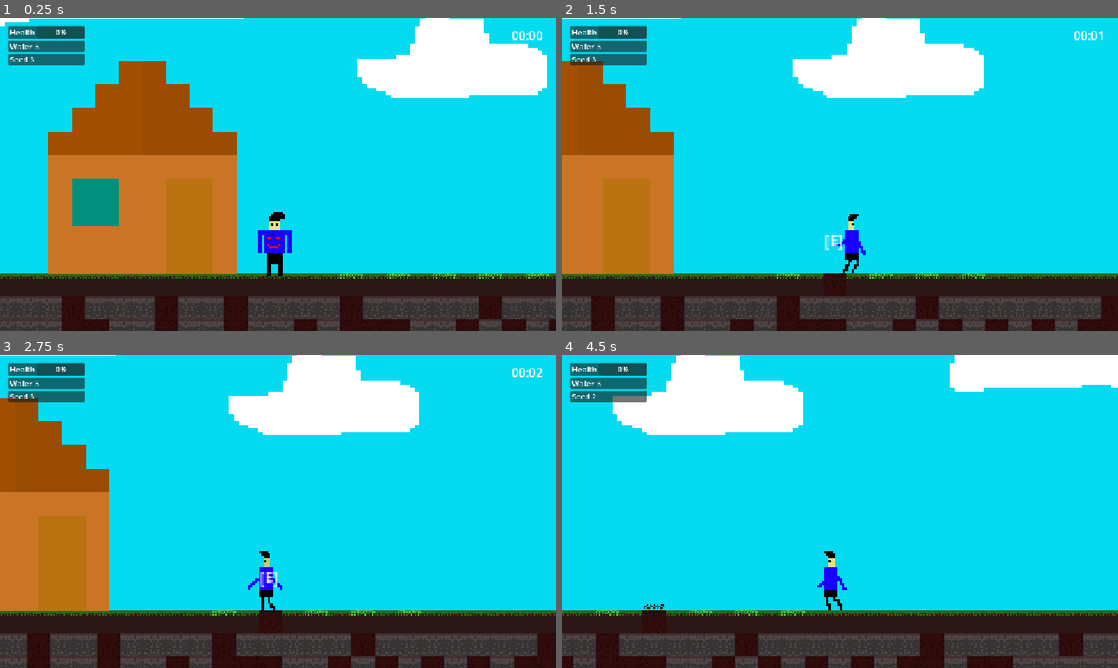
Above: before the commit, frames 1-4 (two rows, left to right).
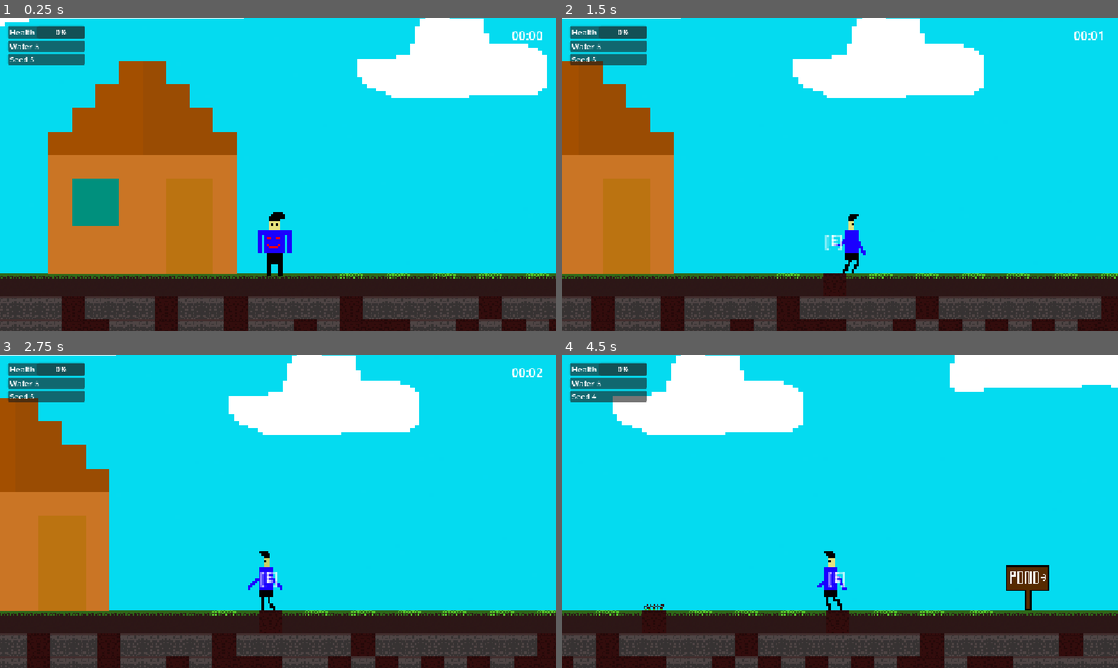
Above: after the commit, the same moments.

Repository: TheAbdullahSaleem/First-project-
Game: Godot game, scene res://scenes/world/World.tscn
Same seed, same stepped clock (60 frames per second), same inputs: the game is played once before the commit and once after it.
Inputs (mouse positions are in pixels of both pictures, inside the frame that each line leads up to):
- Up to frame 1 (0.25 s): no input
- Up to frame 2 (1.5 s): tap Enter at 0.5 s; move the mouse to (962, 158) at 0.52 s; press the mouse at (962, 158) at 0.53 s; hold D (right) from 0.53 s (still down); tap W (jump) at 0.77 s; move the mouse to (728, 190) at 1.27 s; release the mouse at (728, 190) at 1.28 s; tap E (Interact) at 1.35 s
- Up to frame 3 (2.75 s): tap W (jump) at 1.52 s; move the mouse to (333, 442) at 2.02 s; release D (right) at 2.03 s; press the mouse at (333, 442) at 2.03 s; hold A (left) from 2.03 s (still down)
- Up to frame 4 (4.5 s): move the mouse to (812, 574) at 2.77 s; release A (left) at 2.78 s; release the mouse at (812, 574) at 2.78 s; hold D (right) 2.78-4.28 s; tap E (Interact) at 2.85, 4.35 s; tap W (jump) at 3.02, 3.77 s; move the mouse to (1006, 558) at 3.52 s; press the mouse at (1006, 558) at 3.53 s; move the mouse to (673, 464) at 4.27 s; release the mouse at (673, 464) at 4.28 s; hold A (left) from 4.28 s (still down)

The runs differ from the first frame. In frame 1, less than 0.1% of the frame differs, in the area x 5-7%, y 12-14%; in frame 2, 0.1%; in frame 3, 0.1%; in frame 4, 1.0%, in the area x 5-88%, y 12-84%.

Commit message:
pond board added

Diff:
--- a/scenes/world/World.tscn
+++ b/scenes/world/World.tscn
@@ -14,6 +14,7 @@
 [ext_resource type="Texture2D" uid="uid://cfngcvq8stoqx" path="res://assets/sprites/background/day.png" id="8_qh0kd"]
 [ext_resource type="Texture2D" uid="uid://dddf1ux0o80hs" path="res://assets/sprites/background/night.png" id="11_16fjv"]
 [ext_resource type="PackedScene" uid="uid://ceq86drpmqi6w" path="res://scenes/pond.tscn" id="12_ckp8c"]
+[ext_resource type="Texture2D" uid="uid://dyy3w1o32h7h7" path="res://assets/sprites/Board.png" id="15_wryly"]
 
 [sub_resource type="TileSetAtlasSource" id="TileSetAtlasSource_l5ull"]
 texture = ExtResource("1_qxiha")
@@ -194,6 +195,22 @@
 position = Vector2(216, 8)
 default_crop_data = ExtResource("7_252at")
 
+[node name="SoilTile6" parent="." unique_id=426491734 instance=ExtResource("1_5qbjp")]
+position = Vector2(247, 8)
+default_crop_data = ExtResource("7_252at")
+
+[node name="SoilTile7" parent="." unique_id=1395014027 instance=ExtResource("1_5qbjp")]
+position = Vector2(280, 8)
+default_crop_data = ExtResource("7_252at")
+
+[node name="SoilTile8" parent="." unique_id=2004469036 instance=ExtResource("1_5qbjp")]
+position = Vector2(312, 8)
+default_crop_data = ExtResource("7_252at")
+
+[node name="SoilTile9" parent="." unique_id=1926285348 instance=ExtResource("1_5qbjp")]
+position = Vector2(346, 8)
+default_crop_data = ExtResource("7_252at")
+
 [node name="Day" type="TextureRect" parent="." unique_id=1162393397]
 z_index = -1
 anchors_preset = 15
@@ -260,6 +277,11 @@
 position = Vector2(1175.0001, 44)
 scale = Vector2(1.3555555, 1.3555555)
 
+[node name="Board" type="Sprite2D" parent="." unique_id=446210700]
+z_index = -1
+position = Vector2(378, -16)
+texture = ExtResource("15_wryly")
+
 [connection signal="pressed" from="CharacterBody2D/TextureRect2/Button" to="CharacterBody2D/TextureRect2" method="_on_button_pressed"]
 [connection signal="pressed" from="CharacterBody2D/TextureRect2/Button2" to="CharacterBody2D/TextureRect2" method="_on_button_2_pressed"]
 [connection signal="pressed" from="CharacterBody2D/TextureRect2/Button3" to="CharacterBody2D/TextureRect2" method="_on_button_3_pressed"]
--- a/scripts/system/HUD.gd
+++ b/scripts/system/HUD.gd
@@ -15,3 +15,5 @@
 	label_seeds.text  = "🌱  " + str(Inventory.seeds)
 	label_water.text  = "💧  " + str(Inventory.water)
 	label_food.text   = "🍞  " + str(Inventory.food)
+
+jjjhg
--- a/scripts/system/Inventory.gd
+++ b/scripts/system/Inventory.gd
@@ -2,7 +2,7 @@
 extends Node
 
 # Resources the player holds
-var seeds: int = 3
+var seeds: int = 5
 var water: int = 5
 var food: int = 0
 var health: int = 100
Binary file added: assets/sprites/Board.png
Not shown, added: assets/sprites/Board.png.import
